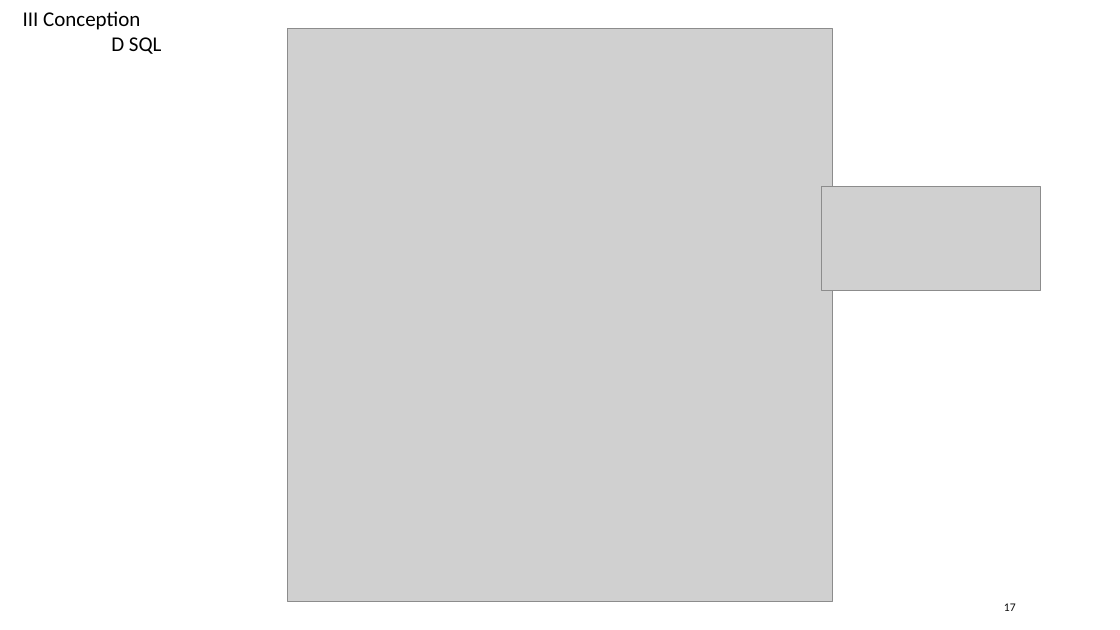
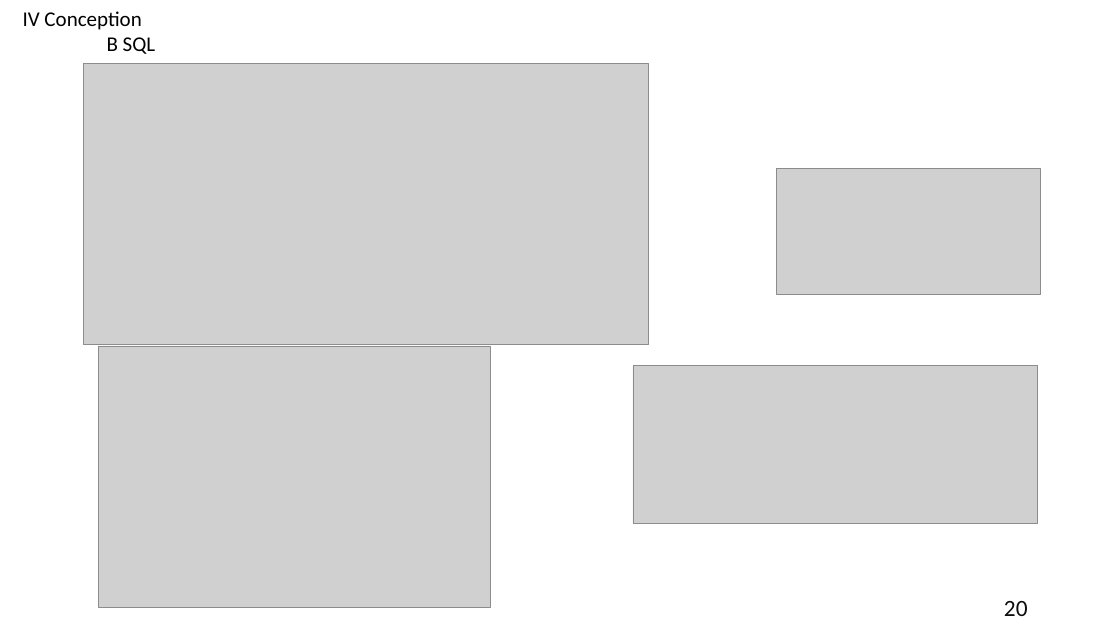
Before and after one commit to Laurette2032/REA, a slide deck: slide 20 of REA 1/Présentation Projet personnel_V2.pptx (slide 17 before the commit). Drawn at 1120x630 pixels with LibreOffice and Linux fonts; fonts in the diff are those of the drawing; grey boxes stand for pictures. Boxes give left, top, right and bottom in pixels: in the first picture for what was removed or moved away, otherwise in the second. Text is boxed around its words. In the diff, an @@ line names an element or a change of style, - is before the commit and + after.

```diff
--- a/REA 1/Présentation Projet personnel_V2.pptx
+++ b/REA 1/Présentation Projet personnel_V2.pptx
@@ text at [23,11,156,54]: text changed @@
-III Conception
-D SQL
+IV Conception
+B SQL
@@ picture removed at [288,29,833,601] @@
@@ picture added at [83,64,649,345] @@
@@ picture: place and size @@
-picture at [822,187,1040,291]
+picture at [777,169,1041,294]
@@ picture added at [98,346,490,607] @@
@@ picture added at [634,365,1038,523] @@
@@ page number at [1004,601,1028,616]: text changed; size 10 to 20 pt @@
-17
+20
```
Also in this commit, not shown: 14 other slides changed, 19 slides added, 1 slide removed, 27 other files.
